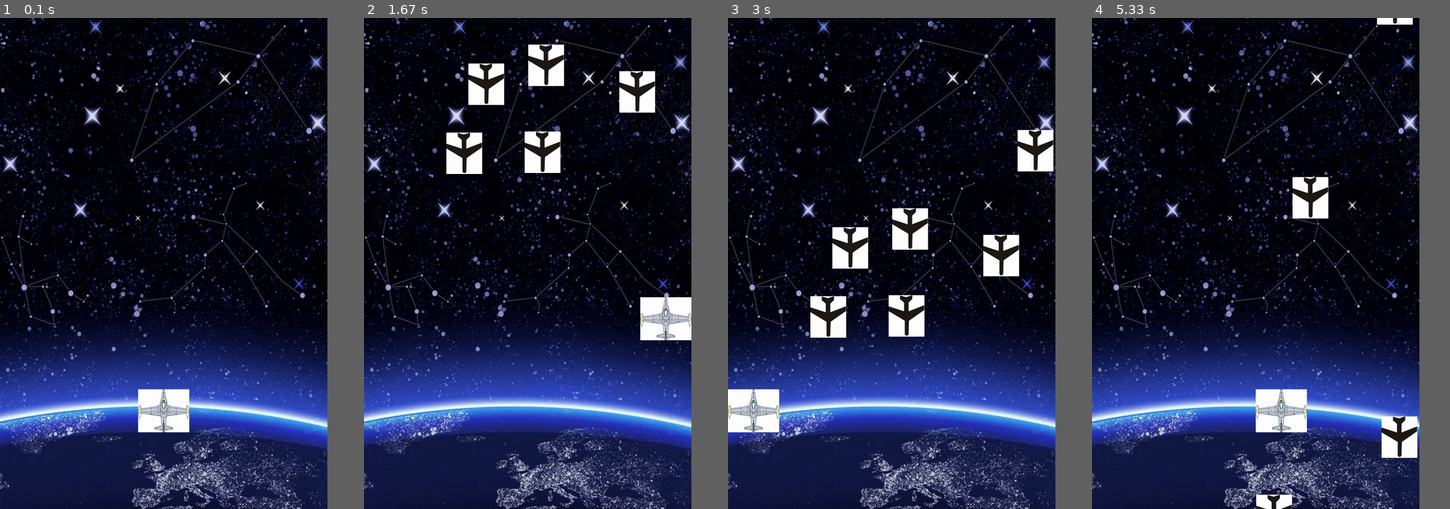
Above: before the commit, frames 1-4 (left to right).
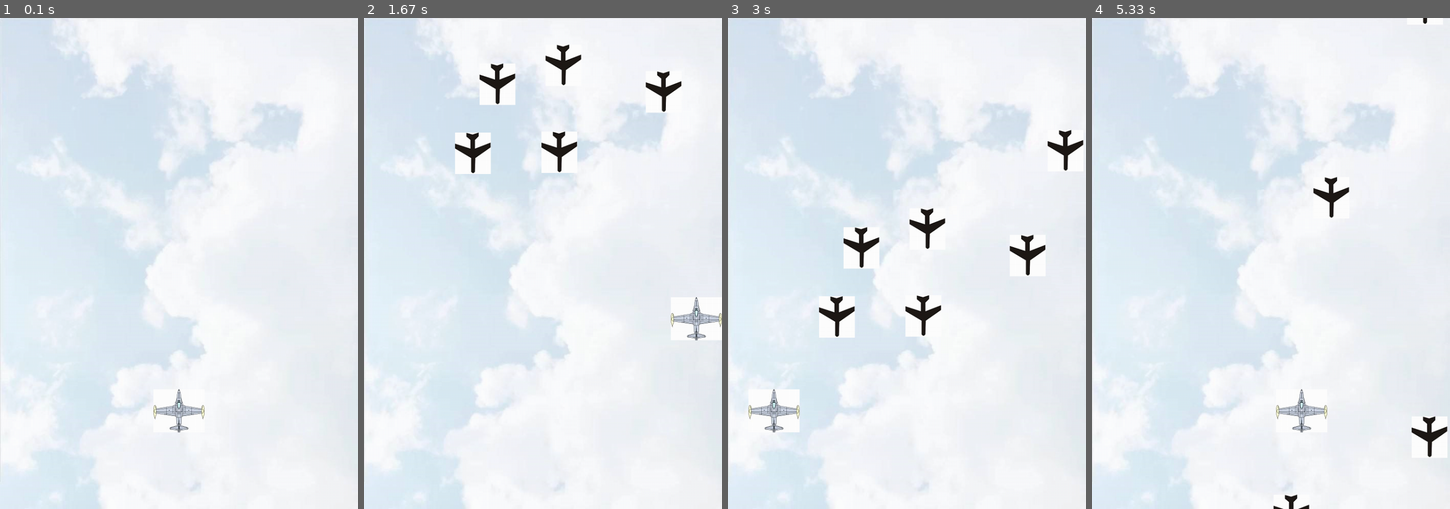
Above: after the commit, the same moments.

Repository: charlie-ccw/Pygame-project
Game: pygame game, started from main.py
Same seed, same stepped clock (60 frames per second), same inputs: the game is played once before the commit and once after it.
Inputs:
- Up to frame 1 (0.1 s): no input
- Up to frame 2 (1.67 s): hold D 0.33-0.8 s; hold W 0.83-1.13 s; hold D 1.17-1.63 s
- Up to frame 3 (3 s): hold A 1.67-2.2 s; hold S 2.23-2.53 s; hold A 2.57-2.97 s
- Up to frame 4 (5.33 s): hold W 3-3.37 s; hold D 3.4-4.03 s; hold S 4.07-4.43 s; hold A 4.47-4.93 s; hold D from 4.97 s (still down)
The window is 600x900 before the commit and 656x900 after it. Grey fills any space a smaller window leaves; there, only what the larger window draws over its background counts as a difference.

The runs differ from the first frame. In frame 1, 90% of the frame differs, in the area x 0-92%, y 0-100%; in frame 2, 89%; in frame 3, 89%; in frame 4, 90%.

Commit message:
change the picture of background

Diff:
--- a/enemy.py
+++ b/enemy.py
@@ -8,7 +8,7 @@
 
         self.image = pygame.image.load("images/enemy1.jpg").convert_alpha()
         self.rect = self.image.get_rect()
-        self.width = 640
+        self.width = 700
         self.height = 960
         self.speed = 4
         self.rect.left = randint(0,self.width - self.rect.width)
@@ -39,7 +39,7 @@
 
         self.image = pygame.image.load("images/enemy2.jpg").convert_alpha()
         self.rect = self.image.get_rect()
-        self.width = 640
+        self.width = 700
         self.height = 960
         self.speed = 2
         self.rect.left = randint(0,self.width - self.rect.width)
@@ -69,7 +69,7 @@
 
         self.image = pygame.image.load("images/enemy3.jpg").convert_alpha()
         self.rect = self.image.get_rect()
-        self.width = 640
+        self.width = 700
         self.height = 960
         self.speed = 1
         self.rect.left = randint(0,self.width - self.rect.width)
--- a/main.py
+++ b/main.py
@@ -10,7 +10,7 @@
 pygame.mixer.init()
 
  # set the background size of the game
-size = width,height = 640, 960
+size = width,height = 700, 960
 screen = pygame.display.set_mode(size)
 pygame.display.set_caption("Charlie's bullet hell")
 
--- a/myplane.py
+++ b/myplane.py
@@ -7,7 +7,7 @@
 
         self.image = pygame.image.load("images/myplane.jpg").convert_alpha()
         self.rect = self.image.get_rect()
-        self.width = 640
+        self.width = 700
         self.height = 960
         self.rect.left = (self.width - self.rect.width)/2
         self.rect.top = self.height - self.rect.height - 150
Binary file added: images/1.png
Binary file changed: images/background.png.jpg
